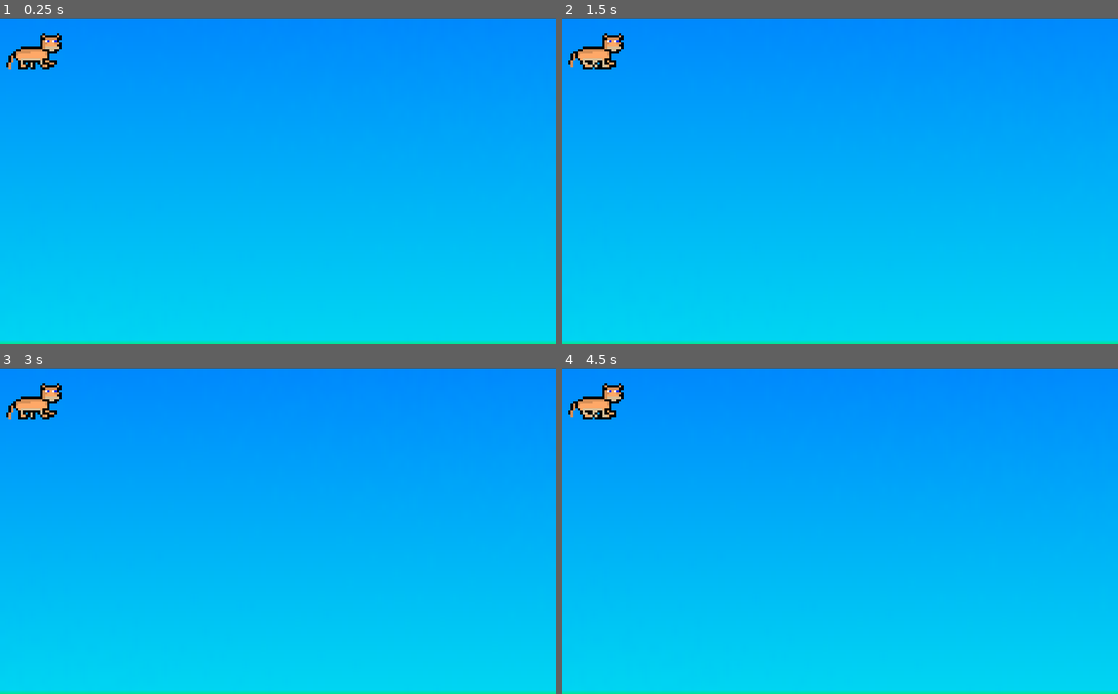
Above: before the commit, frames 1-4 (two rows, left to right).
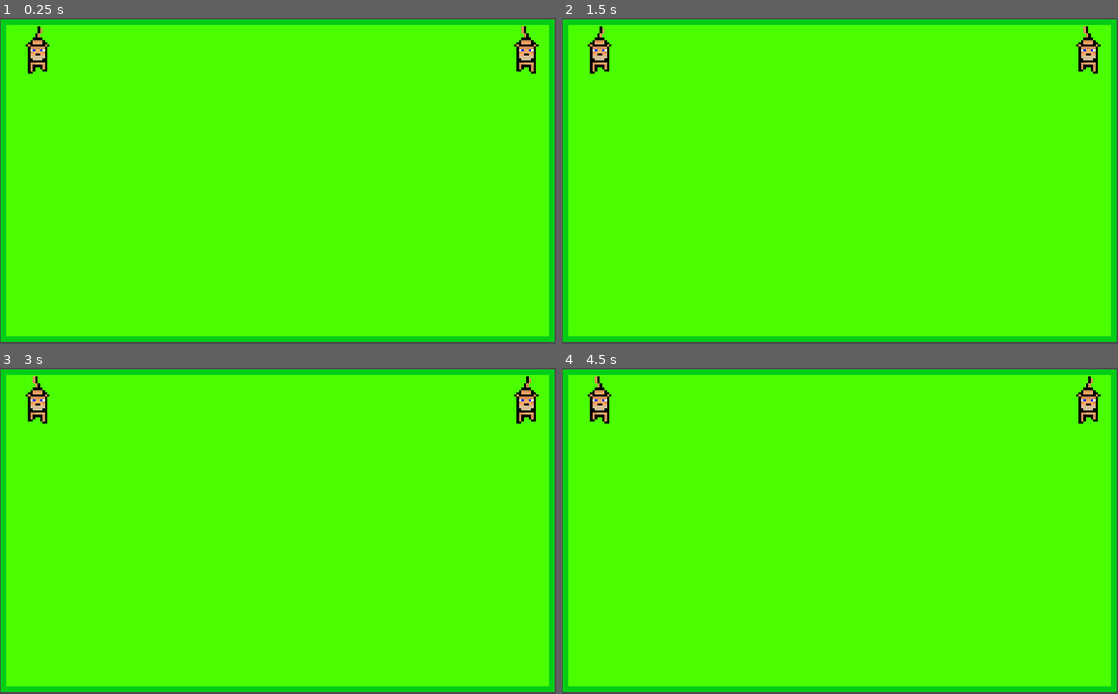
Above: after the commit, the same moments.

Repository: Lennart1514/Doggo-Party-Game
Game: Godot game, scene res://Minigame01.tscn
Two runs of this game, one before a commit and one after it. Both use one fixed random seed, a clock stepped at 60 frames per second and the inputs below. This scene is started directly instead of the project's main scene.
Inputs:
- Up to frame 1 (0.25 s): no input
- Up to frame 2 (1.5 s): tap Enter at 1.25 s
- Up to frame 3 (3 s): no input
- Up to frame 4 (4.5 s): tap Space at 4.25 s

The runs differ from the first frame. In frame 1, 100% of the frame differs, in the area x 0-100%, y 0-100%; in frame 2, 100%; in frame 3, 100%; in frame 4, 100%.

Commit message:
Summary
Descrption

Diff:
--- a/Minigame01.gd
+++ b/Minigame01.gd
@@ -12,5 +12,32 @@
 
 
 # Called every frame. 'delta' is the elapsed time since the previous frame.
-#func _process(delta):
-#	pass
+#
+func _process(delta):
+	get_node("Doggo").move_and_collide(Vector2((200 * Input.get_joy_axis(0, JOY_ANALOG_LX) * delta),0) )
+	get_node("Doggo").move_and_collide(Vector2(0,( 200 * Input.get_joy_axis(0, JOY_ANALOG_LY) * delta)) )
+	if Input.get_joy_axis(0,JOY_ANALOG_LX) > 0.5 and  abs(Input.get_joy_axis(0,JOY_ANALOG_LY)) < 0.2:
+		get_node("Doggo/AnimatedDoggo").play("RL")
+		get_node("Doggo/AnimatedDoggo").flip_h = false
+	if Input.get_joy_axis(0,JOY_ANALOG_LX) < -0.5 and abs(Input.get_joy_axis(0,JOY_ANALOG_LY)) > -0.2:
+		get_node("Doggo/AnimatedDoggo").play("RL")
+		get_node("Doggo/AnimatedDoggo").flip_h = true
+
+	elif Input.get_joy_axis(0,JOY_ANALOG_LY) > 0.2:
+		get_node("Doggo/AnimatedDoggo").play("Down")
+	elif Input.get_joy_axis(0,JOY_ANALOG_LY) < -0.2:
+		get_node("Doggo/AnimatedDoggo").play("Up")
+
+	get_node("Catto").move_and_collide(Vector2((200 * Input.get_joy_axis(1, JOY_ANALOG_LX) * delta),0) )
+	get_node("Catto").move_and_collide(Vector2(0,( 200 * Input.get_joy_axis(1, JOY_ANALOG_LY) * delta)) )
+	if Input.get_joy_axis(1,JOY_ANALOG_LX) > 0.5 and  abs(Input.get_joy_axis(1,JOY_ANALOG_LY)) < 0.2:
+		get_node("Catto/AnimatedDoggo").play("RL")
+		get_node("Catto/AnimatedDoggo").flip_h = false
+	if Input.get_joy_axis(1,JOY_ANALOG_LX) < -0.5 and abs(Input.get_joy_axis(1,JOY_ANALOG_LY)) > -0.2:
+		get_node("Catto/AnimatedDoggo").play("RL")
+		get_node("Catto/AnimatedDoggo").flip_h = true
+
+	elif Input.get_joy_axis(1,JOY_ANALOG_LY) > 0.2:
+		get_node("Catto/AnimatedDoggo").play("Down")
+	elif Input.get_joy_axis(1,JOY_ANALOG_LY) < -0.2:
+		get_node("Catto/AnimatedDoggo").play("Up")
--- a/Minigame01.tscn
+++ b/Minigame01.tscn
@@ -1,27 +1,69 @@
-[gd_scene load_steps=5 format=2]
+[gd_scene load_steps=11 format=2]
 
 [ext_resource path="res://Doggo/DoggoRL2.png" type="Texture" id=1]
-[ext_resource path="res://Background/BG.png" type="Texture" id=2]
+[ext_resource path="res://Background/Grass.png" type="Texture" id=2]
 [ext_resource path="res://Doggo/DoggoRL1.png" type="Texture" id=3]
+[ext_resource path="res://Minigame01.gd" type="Script" id=4]
+[ext_resource path="res://Doggo/DoggoDown2.png" type="Texture" id=5]
+[ext_resource path="res://Doggo/DoggoDown1.png" type="Texture" id=6]
+[ext_resource path="res://Doggo/DoggoUp1.png" type="Texture" id=7]
+[ext_resource path="res://Doggo/DoggoUp2.png" type="Texture" id=8]
 
 [sub_resource type="SpriteFrames" id=1]
 animations = [ {
+"frames": [ ExtResource( 7 ), ExtResource( 8 ) ],
+"loop": true,
+"name": "Up",
+"speed": 5.0
+}, {
+"frames": [ ExtResource( 6 ), ExtResource( 5 ) ],
+"loop": true,
+"name": "Down",
+"speed": 5.0
+}, {
 "frames": [ ExtResource( 3 ), ExtResource( 1 ) ],
 "loop": true,
-"name": "default",
-"speed": 2.0
+"name": "RL",
+"speed": 5.0
 } ]
 
-[node name="Node2D" type="Node2D"]
+[sub_resource type="RectangleShape2D" id=2]
+extents = Vector2( 48.8485, 8.18779 )
+
+[node name="Minigame" type="Node2D"]
+script = ExtResource( 4 )
 
 [node name="BG" type="Sprite" parent="."]
-position = Vector2( 512.007, 416 )
-scale = Vector2( 10.6563, 15.3704 )
+position = Vector2( 511.27, 299.293 )
+scale = Vector2( 10.1983, 10.6191 )
 texture = ExtResource( 2 )
 
-[node name="AnimatedSprite" type="AnimatedSprite" parent="."]
+[node name="Doggo" type="KinematicBody2D" parent="."]
+
+[node name="AnimatedDoggo" type="AnimatedSprite" parent="Doggo"]
 position = Vector2( 69.2534, 65.3845 )
 scale = Vector2( 4.44827, 4.16405 )
 frames = SubResource( 1 )
+animation = "Down"
 frame = 1
 playing = true
+
+[node name="CollisionShape2D" type="CollisionShape2D" parent="Doggo"]
+position = Vector2( 66.1869, 67.3843 )
+scale = Vector2( 0.669782, 4.62367 )
+shape = SubResource( 2 )
+
+[node name="Catto" type="KinematicBody2D" parent="."]
+position = Vector2( 900, 0 )
+
+[node name="AnimatedDoggo" type="AnimatedSprite" parent="Catto"]
+position = Vector2( 69.2534, 65.3845 )
+scale = Vector2( 4.44827, 4.16405 )
+frames = SubResource( 1 )
+animation = "Down"
+playing = true
+
+[node name="CollisionShape2D" type="CollisionShape2D" parent="Catto"]
+position = Vector2( 66.1869, 67.3843 )
+scale = Vector2( 0.669782, 4.62367 )
+shape = SubResource( 2 )
Binary file added: Background/Grass.png
Not shown, added: Background/Grass.png.import
Binary file added: Doggo/DoggoDown1.png
Not shown, added: Doggo/DoggoDown1.png.import
Binary file added: Doggo/DoggoDown2.png
Not shown, added: Doggo/DoggoDown2.png.import
Binary file added: Doggo/DoggoUp1.png
Not shown, added: Doggo/DoggoUp1.png.import
Binary file added: Doggo/DoggoUp2.png
Not shown, added: Doggo/DoggoUp2.png.import
